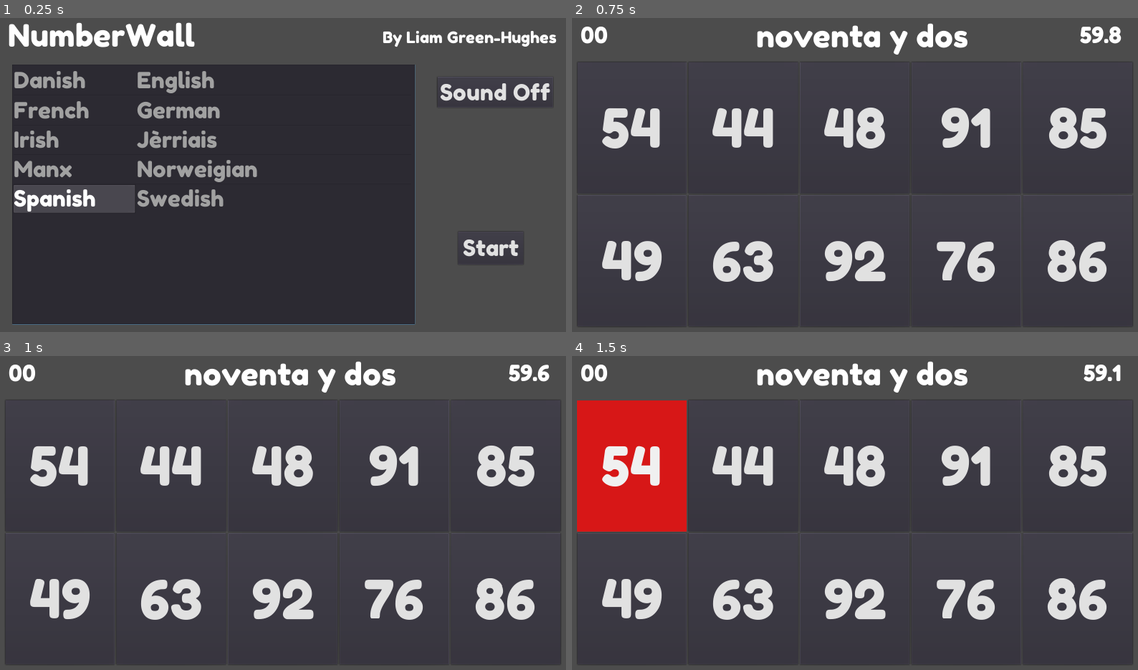
Above: before the commit, frames 1-4 (two rows, left to right).
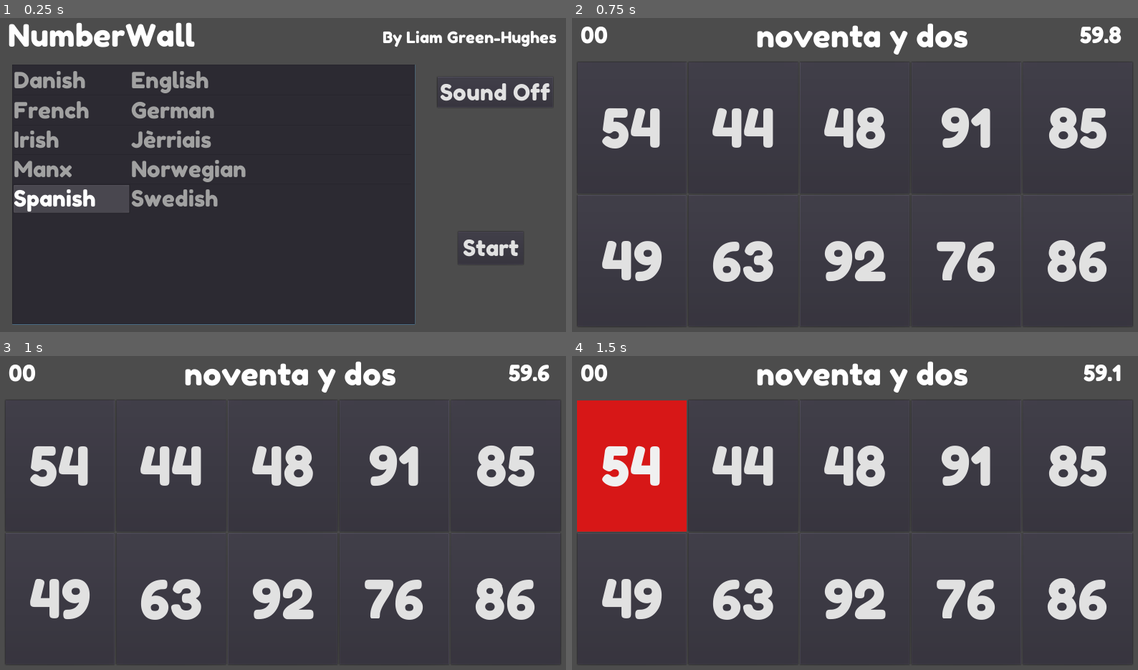
Above: after the commit, the same moments.

Repository: liamgh/NumberWall
Game: Godot game, scene res://Start.tscn
Two runs of this game, one before a commit and one after it. Both use one fixed random seed, a clock stepped at 60 frames per second and the inputs below.
Inputs:
- Up to frame 1 (0.25 s): no input
- Up to frame 2 (0.75 s): click "Start" at 0.5 s
- Up to frame 3 (1 s): no input
- Up to frame 4 (1.5 s): click "54" at 1.25 s

The runs differ from the first frame. In frame 1, 2.3% of the frame differs, in the area x 22-46%, y 16-63%; in frame 2, nothing differs; in frame 3, nothing differs; in frame 4, nothing differs.

Commit message:
Fix Norweigian

Diff:
--- a/Start.gd
+++ b/Start.gd
@@ -12,7 +12,7 @@
 	addLanguageToMenu("ga-ie", "Irish")
 	addLanguageToMenu("nrf-je", "Jèrriais")
 	addLanguageToMenu("gv-im", "Manx")
-	addLanguageToMenu("no-no", "Norweigian")
+	addLanguageToMenu("no-no", "Norwegian")
 	addLanguageToMenu("es-es", "Spanish")
 	addLanguageToMenu("sv-se", "Swedish")
 
--- a/Words/data-no-no.tres
+++ b/Words/data-no-no.tres
@@ -31,15 +31,15 @@
    19: \"nitten\",
    20: \"tjue\",
    21: \"tjueen\",
-   22: \"tjueenen\",
-   23: \"tjueento\",
-   24: \"tjueentre\",
-   25: \"tjueenfire\",
-   26: \"tjueenfem\",
-   27: \"tjueenseks\",
-   28: \"tjueensju\",
-   29: \"tjueenåtte\",
-   30: \"trettini\",
+   22: \"tjueto\",
+   23: \"tjuetre\",
+   24: \"tjuefire\",
+   25: \"tjuefem\",
+   26: \"tjueseks\",
+   27: \"tjuesju\",
+   28: \"tjueåtte\",
+   29: \"tjueni\",
+   30: \"tretti\",
    31: \"trettien\",
    32: \"trettito\",
    33: \"trettitre\",
